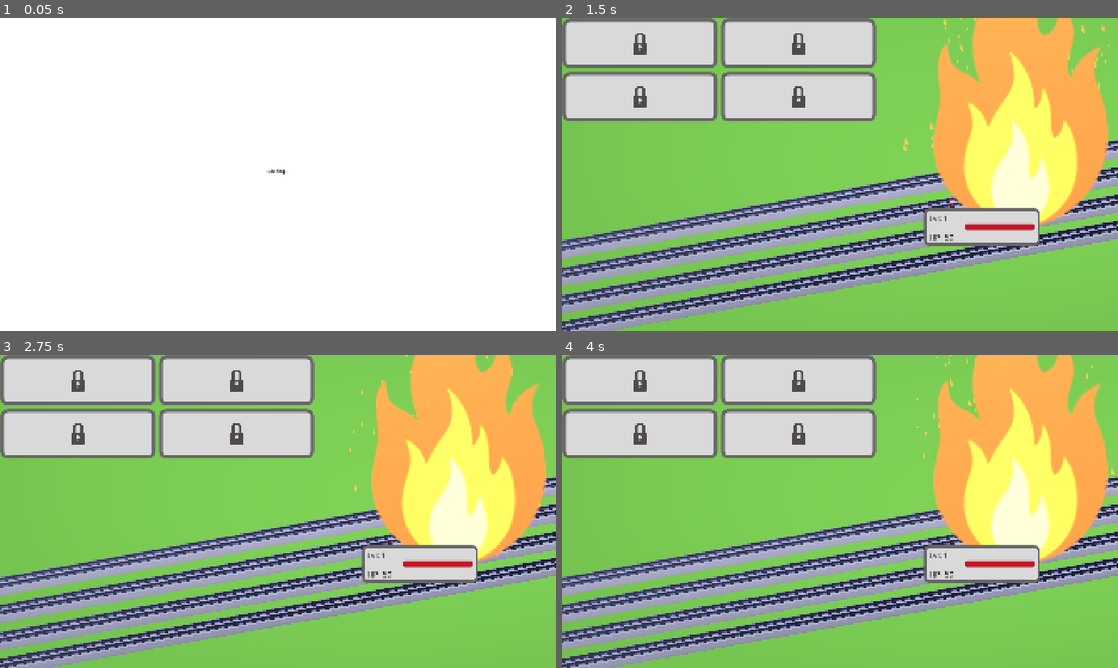
Above: before the commit, frames 1-4 (two rows, left to right).
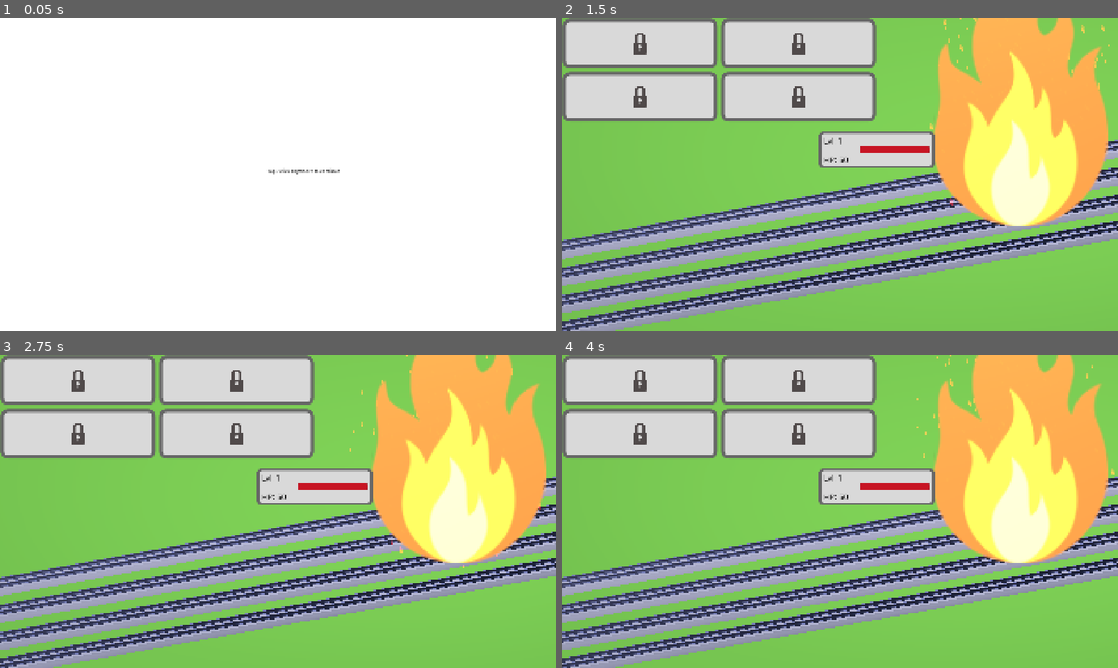
Above: after the commit, the same moments.

Repository: gracedes/mbta-auto-battler
Game: Godot game, scene res://node_2d.tscn
Same seed, same stepped clock (60 frames per second), same inputs: the game is played once before the commit and once after it. Sound files missing from this copy of the repository are replaced by a short silence.
Inputs (mouse positions are in pixels of both pictures, inside the frame that each line leads up to):
- Up to frame 1 (0.05 s): no input
- Up to frame 2 (1.5 s): click (567, 24) at 0.5 s; move the mouse to (962, 158) at 1.27 s; tap A (add_xp) at 1.35 s; click (962, 158) at 1.42 s
- Up to frame 3 (2.75 s): move the mouse to (166, 527) at 2.02 s; hold C (toggle_cooldown) from 2.03 s (still down); tap 4 (blue_line) at 2.1 s
- Up to frame 4 (4 s): move the mouse to (895, 442) at 2.77 s; release C (toggle_cooldown) at 2.78 s; tap 2 (green_line) at 2.85 s; move the mouse to (812, 574) at 3.52 s; tap Right (next) at 3.6 s; click (812, 574) at 3.67 s

The runs differ from the first frame. In frame 1, 0.1% of the frame differs, in the area x 47-62%, y 48-50%; in frame 2, 4.9%, in the area x 46-86%, y 36-73%; in frame 3, 4.9%; in frame 4, 4.9%.

Commit message:
UI Fixes

Diff:
--- a/node_2d.tscn
+++ b/node_2d.tscn
@@ -18,18 +18,6 @@
 [ext_resource type="Script" uid="uid://cp18o7ujl432" path="res://scripts/loading_screen.gd" id="15_d2bti"]
 [ext_resource type="AudioStream" uid="uid://cbo1ao4enwkua" path="res://assets/sounds/478197__jonnyruss01__click_1.wav" id="16_ta5nu"]
 
-[sub_resource type="StyleBoxFlat" id="StyleBoxFlat_ta5nu"]
-bg_color = Color(0.8509804, 0.8509804, 0.8509804, 1)
-border_width_left = 12
-border_width_top = 12
-border_width_right = 12
-border_width_bottom = 12
-border_color = Color(0.4, 0.4, 0.4, 1)
-corner_radius_top_left = 24
-corner_radius_top_right = 24
-corner_radius_bottom_right = 24
-corner_radius_bottom_left = 24
-
 [sub_resource type="StyleBoxFlat" id="StyleBoxFlat_flf07"]
 bg_color = Color(0.8509804, 0.8509804, 0.8509804, 1)
 border_width_left = 12
@@ -66,9 +54,20 @@
 corner_radius_bottom_right = 24
 corner_radius_bottom_left = 24
 
+[sub_resource type="StyleBoxFlat" id="StyleBoxFlat_7vxoj"]
+bg_color = Color(0.8509804, 0.8509804, 0.8509804, 1)
+border_width_left = 12
+border_width_top = 12
+border_width_right = 12
+border_width_bottom = 12
+border_color = Color(0.4, 0.4, 0.4, 1)
+corner_radius_top_left = 24
+corner_radius_top_right = 24
+corner_radius_bottom_right = 24
+corner_radius_bottom_left = 24
+
 [sub_resource type="StyleBoxFlat" id="StyleBoxFlat_4r7k6"]
-bg_color = Color(0.34100002, 0.40021664, 0.55, 0.42745098)
-draw_center = false
+bg_color = Color(0.34100002, 0.40021664, 0.55, 0.47058824)
 corner_radius_top_left = 115
 
 [sub_resource type="ProceduralSkyMaterial" id="ProceduralSkyMaterial_0e48y"]
@@ -660,10 +659,10 @@
 anchor_top = 0.5
 anchor_right = 1.0
 anchor_bottom = 0.5
-offset_left = -670.0
-offset_top = 117.0
-offset_right = -135.0
-offset_bottom = 289.0
+offset_left = -1034.0
+offset_top = -150.0
+offset_right = -499.0
+offset_bottom = 22.0
 grow_horizontal = 0
 grow_vertical = 2
 scale = Vector2(0.75, 0.75)
@@ -768,7 +767,6 @@
 
 [node name="HitSound" type="AudioStreamPlayer2D" parent="damage_emitters/DamageEmitter" unique_id=1149547533]
 stream = ExtResource("13_0h7mo")
-bus = &"Game"
 
 [node name="DamageEmitter2" parent="damage_emitters" unique_id=835674219 node_paths=PackedStringArray("train") groups=["emitters"] instance=ExtResource("10_ir8iy")]
 train = NodePath("../../redline")
@@ -776,7 +774,6 @@
 [node name="HitSound" type="AudioStreamPlayer2D" parent="damage_emitters/DamageEmitter2" unique_id=640237606]
 stream = ExtResource("13_0h7mo")
 pitch_scale = 0.56
-bus = &"Game"
 
 [node name="DamageEmitter3" parent="damage_emitters" unique_id=968075034 node_paths=PackedStringArray("train") groups=["emitters"] instance=ExtResource("10_ir8iy")]
 train = NodePath("../../orangeline")
@@ -784,7 +781,6 @@
 [node name="HitSound" type="AudioStreamPlayer2D" parent="damage_emitters/DamageEmitter3" unique_id=1426412363]
 stream = ExtResource("13_0h7mo")
 pitch_scale = 1.4
-bus = &"Game"
 
 [node name="DamageEmitter4" parent="damage_emitters" unique_id=583009353 node_paths=PackedStringArray("train") groups=["emitters"] instance=ExtResource("10_ir8iy")]
 train = NodePath("../../blueline")
@@ -792,7 +788,6 @@
 [node name="HitSound" type="AudioStreamPlayer2D" parent="damage_emitters/DamageEmitter4" unique_id=1579794236]
 stream = ExtResource("13_0h7mo")
 pitch_scale = 2.14
-bus = &"Game"
 
 [node name="LoadingScreen" type="CanvasLayer" parent="." unique_id=1474241353]
 layer = 100
Not shown: 1 places in node_2d.tscn that only renumber resources
